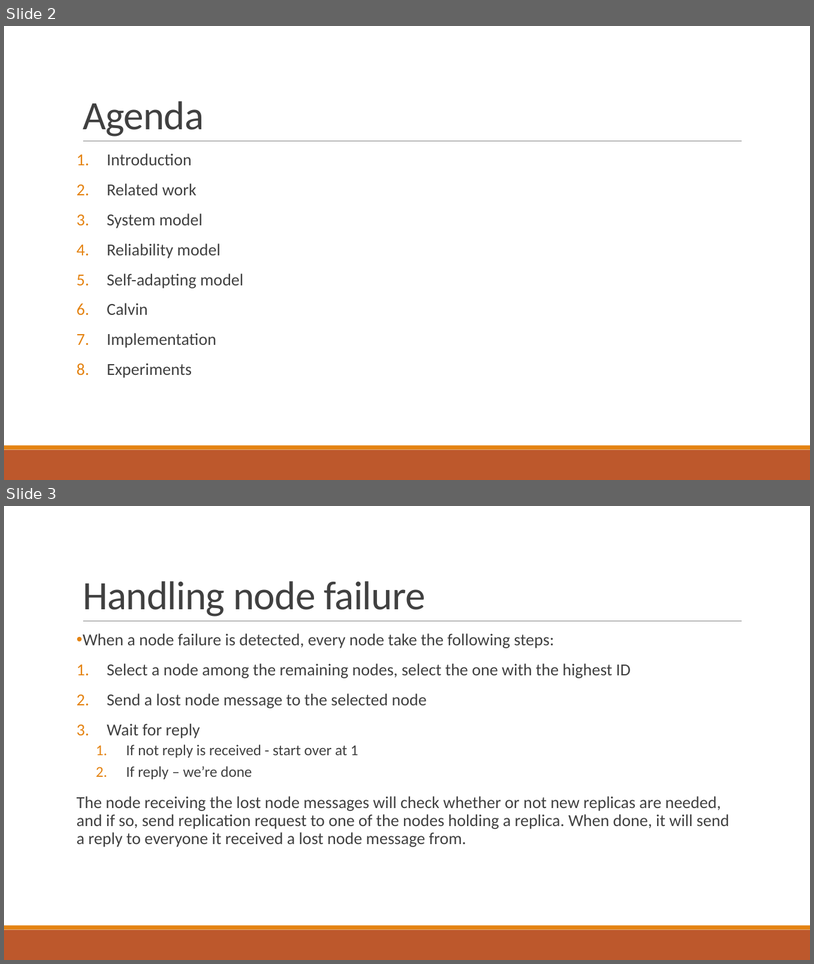
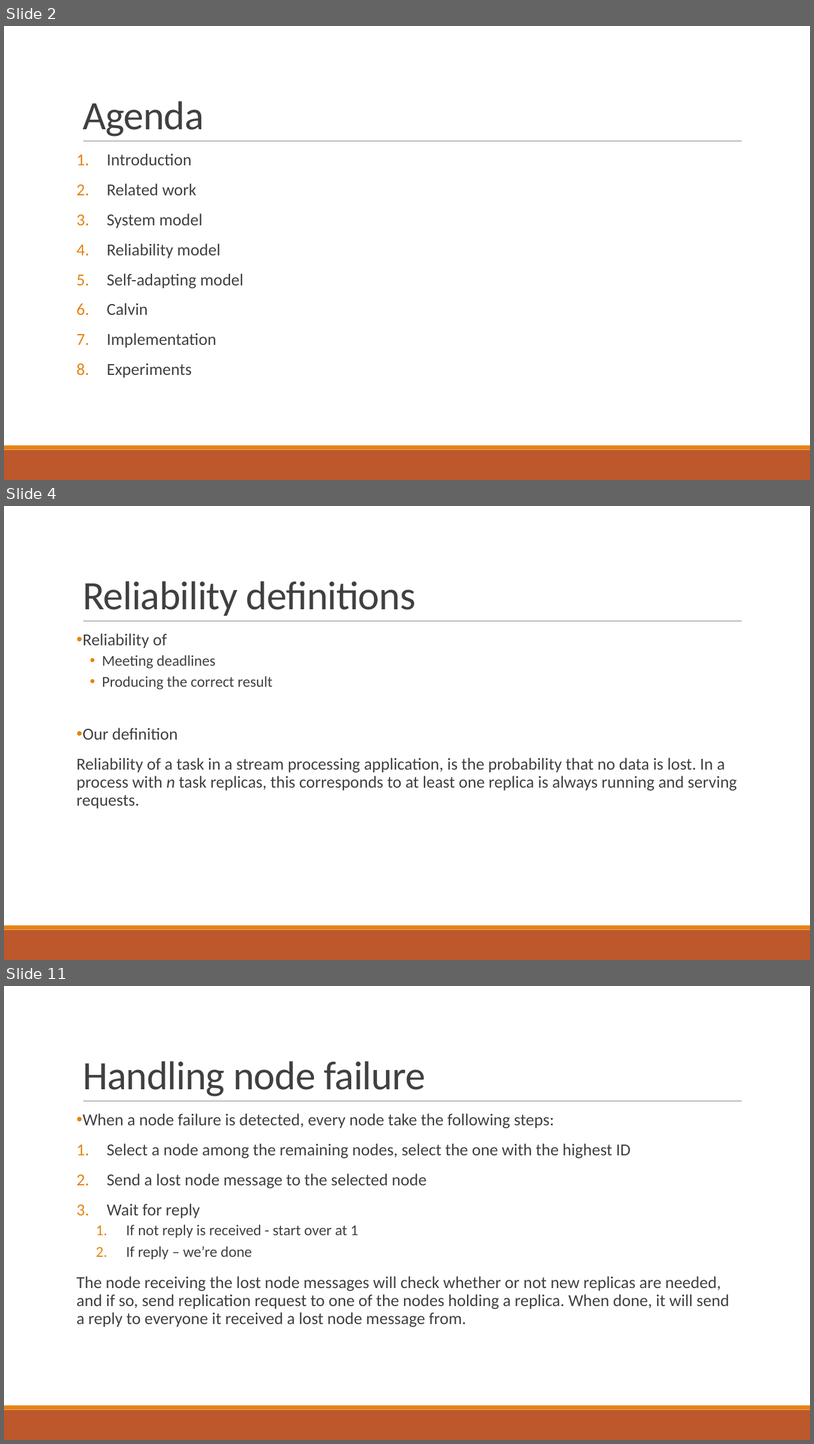
Before and after one commit to PStahl/master_thesis, a slide deck: presentation/presentation.pptx. Shown one above the other, each under a label of ours: slides 2 and 3 before the commit, slides 2, 4 and 11 after it; the slides between them are not shown. The pictures are 814x964 and 814x1444 pixels, drawn with LibreOffice and Linux fonts; fonts in the diff are those of the drawing. Boxes give left, top, right and bottom in pixels: in the first picture for what was removed or moved away, otherwise in the second. Text is boxed around its words. In the diff, an @@ line names an element or a change of style, - is before the commit and + after.

Commit message:
update presentation

```diff
--- a/presentation/presentation.pptx
+++ b/presentation/presentation.pptx
@@ slide 4 added at (x1=4, y1=506, x2=810, y2=960), background #FFFFFF; not listed: 3 template elements that a slide beside it also shows @@
@@ title added at (x1=83, y1=581, x2=416, y2=616), 48 pt, text #404040 @@
+Reliability definitions
@@ text added at (x1=77, y1=633, x2=737, y2=808), 20 pt, text #404040 @@
+• Reliability of
+  • Meeting deadlines
+  • Producing the correct result
+• Our definition
+Reliability of a task in a stream processing application, is the probability that no data is lost. In a process with n task replicas, this corresponds to at least one replica is always running and serving requests.
@@ what was slide 3 is now slide 11 @@
```
Also in this commit, not shown: 7 other slides added.
